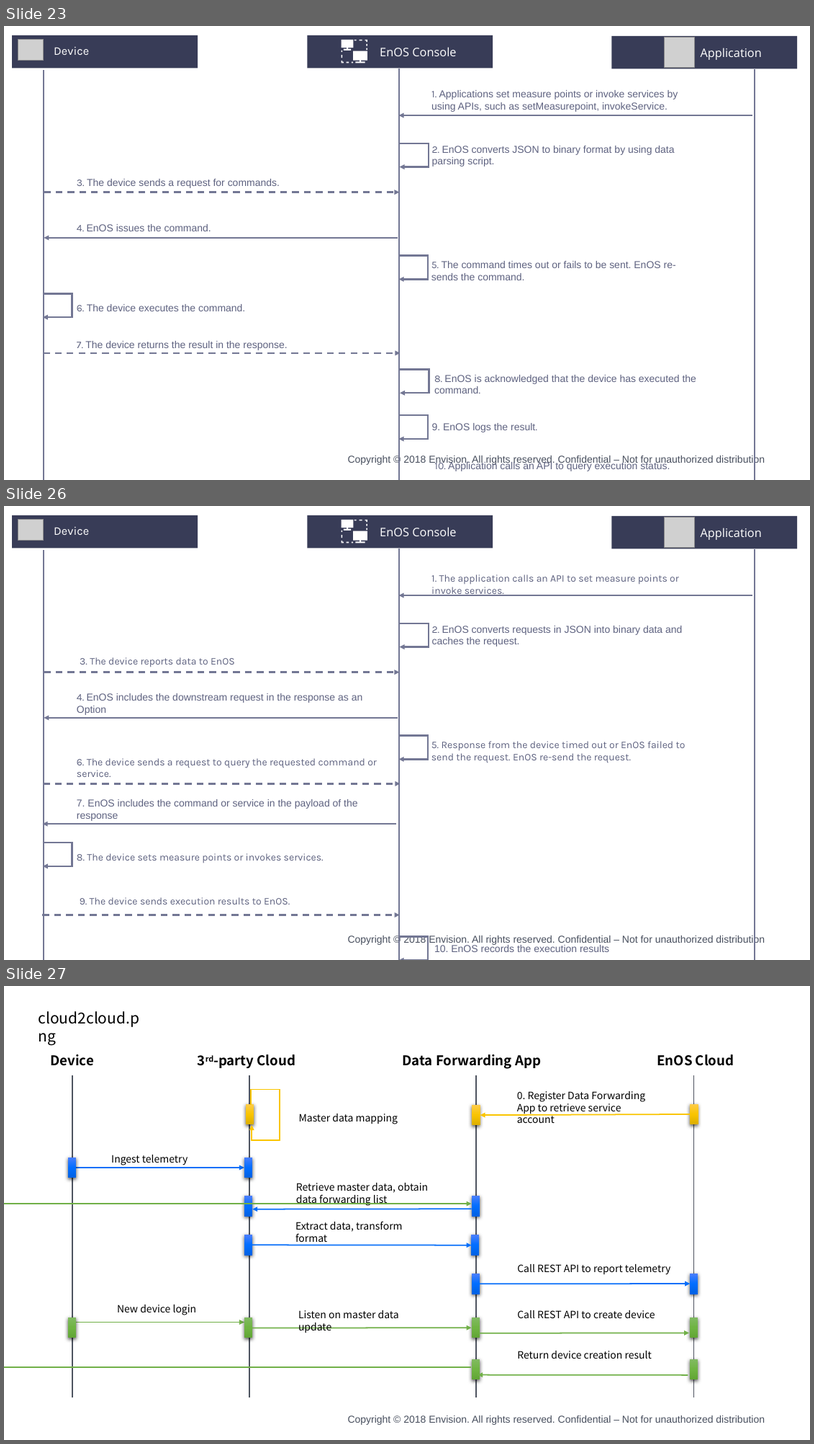
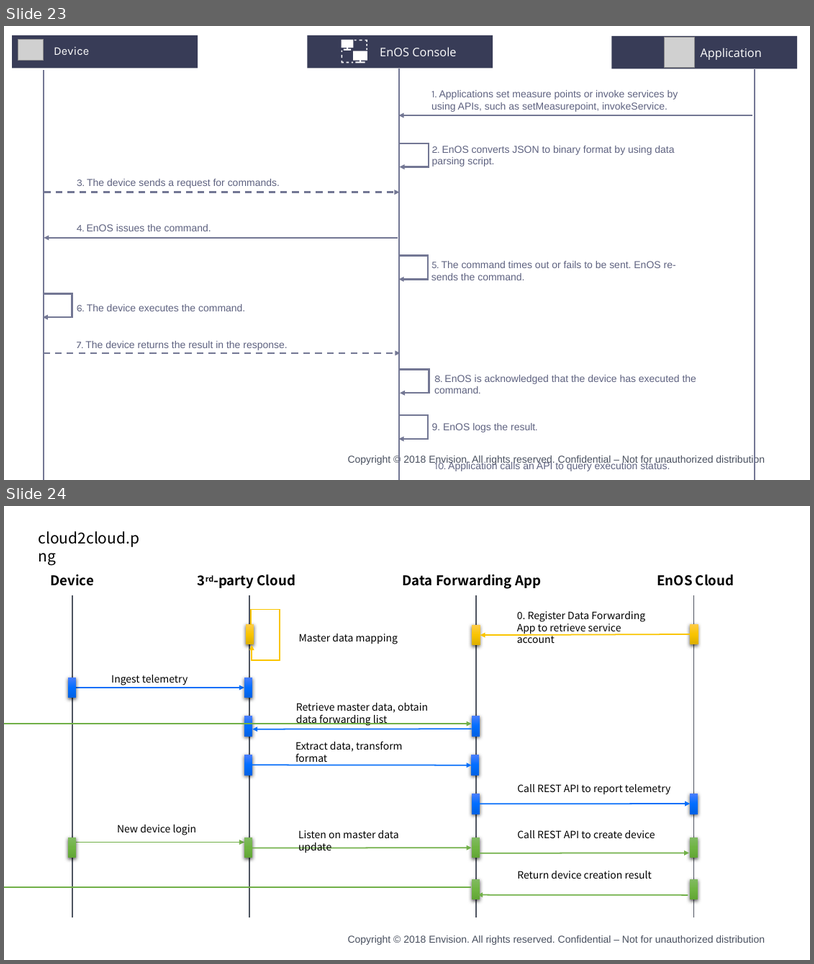
Before and after one commit to kikuchiyo/device_connection_en, a slide deck: media/device_en.pptx. Shown one above the other, each under a label of ours: slides 23, 26 and 27 before the commit, slides 23 and 24 after it; the slides between them are not shown. The pictures are 814x1444 and 814x964 pixels, drawn with LibreOffice and Linux fonts; fonts in the diff are those of the drawing; grey boxes stand for pictures; background and template pictures are left out. Boxes give left, top, right and bottom in pixels: in the first picture for what was removed or moved away, otherwise in the second. Text is boxed around its words. In the diff, an @@ line names an element or a change of style, - is before the commit and + after.

```diff
--- a/media/device_en.pptx
+++ b/media/device_en.pptx
@@ slide 26 removed at (4, 506, 810, 960), background #FFFFFF; not listed: 1 template element that a slide beside it also shows @@
@@ group removed at (12, 515, 797, 960): 13 texts, 7 lines, 6 arrows, 4 elbow arrows, 3 rectangles, 2 pictures, 1 freeform shape @@
-Device
-Application
-1. The application calls an API to set measure points or invoke services.
-2. EnOS converts requests in JSON into binary data and caches the request.
-3. The device reports data to EnOS
-EnOS Console
-4. EnOS includes the downstream request in the response as an Option
-8. The device sets measure points or invokes services.
-10. EnOS records the execution results
-6. The device sends a request to query the requested command or service.
-5. Response from the device timed out or EnOS failed to send the request. EnOS re-send the request.
-7. EnOS includes the command or service in the payload of the response
-9. The device sends execution results to EnOS.
@@ what was slide 27 is now slide 24 @@
```
Also in this commit, not shown: 1 slide changed, 2 other slides removed, 9 other files.
